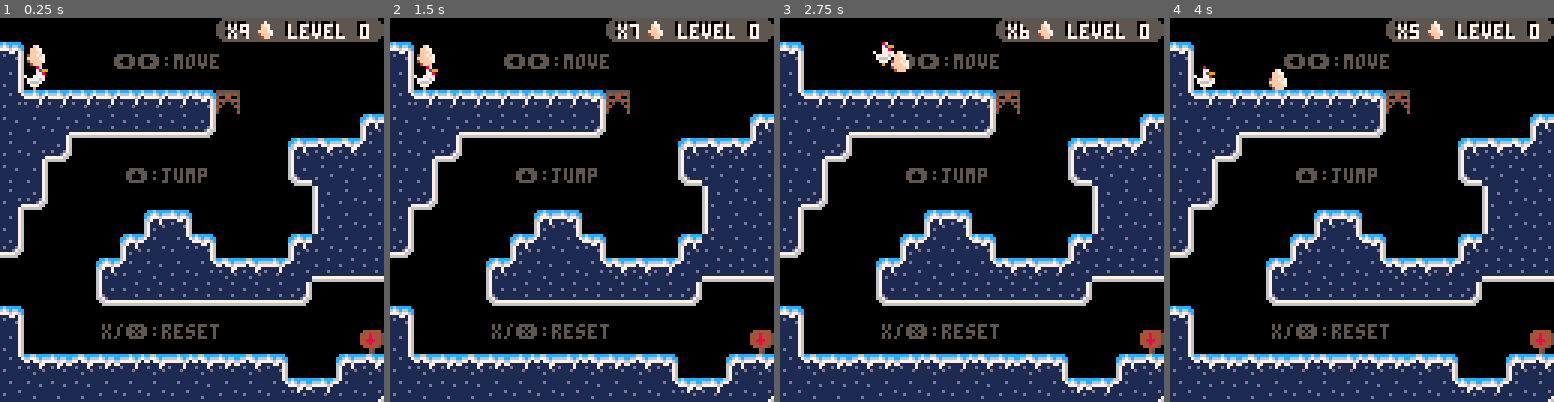
Above: before the commit, frames 1-4 (left to right).
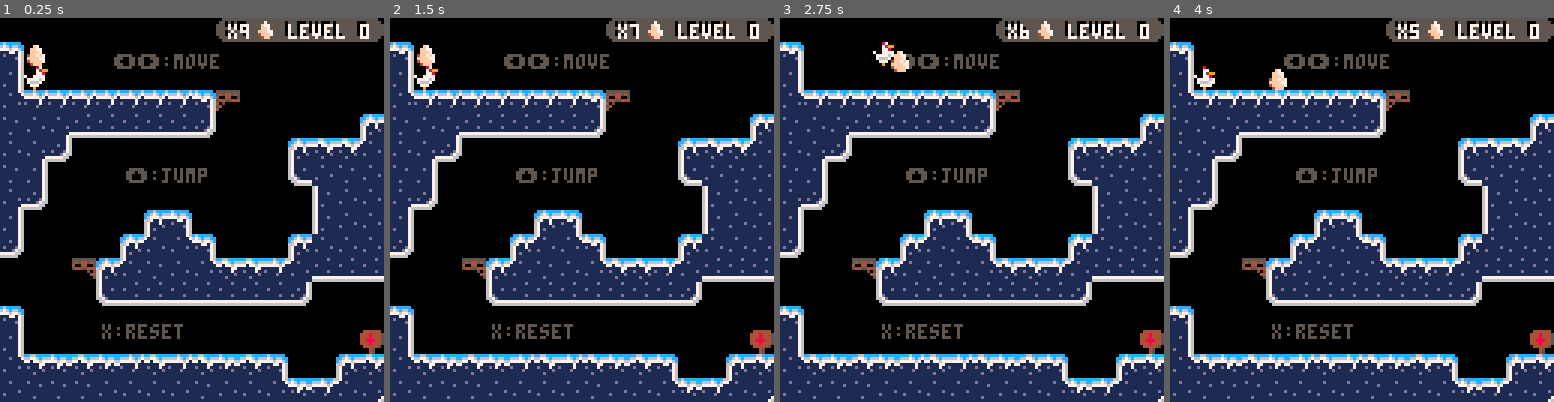
Above: after the commit, the same moments.

Repository: olmorrish/GMTK2021
Game: PICO-8 cartridge gmtk21.p8
Same seed, same stepped clock (60 frames per second), same inputs: the game is played once before the commit and once after it.
Inputs:
- Up to frame 1 (0.25 s): no input
- Up to frame 2 (1.5 s): tap X (X key) at 0.33, 1.07 s; tap O (Z key) at 0.7 s
- Up to frame 3 (2.75 s): hold Right 1.6-2.1 s; tap O (Z key) at 1.7, 2.1, 2.5 s; tap X (X key) at 1.85 s; hold Up 2.15-2.42 s; hold Right from 2.47 s (still down)
- Up to frame 4 (4 s): tap O (Z key) at 2.9, 3.3, 3.7 s; tap X (X key) at 2.97 s; release Right at 3.03 s; hold Left 3.08-3.58 s; hold Down 3.63-3.97 s

The runs differ from the first frame. In frame 1, 0.7% of the frame differs, in the area x 18-63%, y 21-84%; in frame 2, 0.7%; in frame 3, 0.7%; in frame 4, 0.7%.

Commit message:
First 8 Levels + Egg-Only Block

Diff:
--- a/gmtk21.p8
+++ b/gmtk21.p8
@@ -37,6 +37,7 @@
 
  --meta
  gameover=false
+ gamewin=false
  carrying_egg=true
  level_num=0
  lives_left=9
@@ -66,10 +67,11 @@
 
 	if gameover then
 	 gameover_draw()
+	elseif gamewin then
+		gamewin_draw()
 	else
 	 player_draw()
 	end
-
 
 	ui_draw()
  egg_draw()
@@ -87,6 +89,7 @@
 
 function player_draw()
  if gameover then return end
+ if gamewin then return end
 
  if player.jumping then
  	player.sp=5
@@ -128,6 +131,7 @@
 end
 
 function egg_draw()
+	if gamewin then return end
 	spr(egg.sp,egg.x,egg.y)
 end
 
@@ -195,19 +199,41 @@
 
 end
 
+function gamewin_draw()
+ --offsets
+ local x=cam_x local y=cam_y
+
+ --background
+	rectfill(x+32,y+32,
+	 x+96,y+96,7)
+	rectfill(x+33,y+33,
+	 x+95,y+95,0)
+
+ --draw the end slate
+ spr(192,x+56,y+51,2,2)
+
+ --meticulously-placed text
+ print("you win!",x+50,y+40,7)
+ print("thanks for",x+44,y+76,7)
+ print("playing!",x+49,y+84,7)
+
+end
+
 function tips_draw()
 	tip("⬅️➡️:move",38,12,0)
 	tip("⬆️:jump",42,50,0)
-	tip("x/❎:reset",34,102,0)
+	tip("x:reset",34,102,0)
 
 	tip("spikes hurt!",32,12,1)
-	tip("z/🅾️:throw",20,52,1)
-	tip("z/🅾️:pick up",20,60,1)
+	tip("z:throw",20,52,1)
+	tip("z:pick up",20,60,1)
 	tip("no egg=",44,80,1)
 	tip("move faster",44,86,1)
 	tip("jump farther",44,92,1)
 
-	tip("🅾️/z + ⬆️",32,32,3)
+	tip("⬆️ + z",25,32,3)
+
+	tip("⬇️ + z",8,16,5)
 end
 
 function tip(text,xp,yp,lvl)
@@ -279,7 +305,8 @@
 
   if collide_map(player,"down",2) then
   	kill_player()
-  elseif collide_map(player,"down",0) then
+  elseif(collide_map(player,"down",0)
+   or collide_map(player,"down",5) ) then
    player.landed=true
    player.falling=false
    player.dy=0
@@ -294,7 +321,8 @@
 
  	player.dy=limit_speed(player.dy,player.max_dy)
 
-  if collide_map(player,"up",1) then
+  if (collide_map(player,"up",1)
+  or  collide_map(player,"up",5)) then
    player.dy=0
   end
  end
@@ -308,7 +336,8 @@
  	 player.dx=limit_speed(player.dx,player.max_dx)
   end
 
-  if collide_map(player,"left",1) then
+  if (collide_map(player,"left",1)
+  or  collide_map(player,"left",5)) then
    player.x+=0
    player.dx=0
   end
@@ -322,13 +351,15 @@
  	 player.dx=limit_speed(player.dx,player.max_dx)
   end
 
-  if collide_map(player,"right",1) then
+  if (collide_map(player,"right",1)
+  or  collide_map(player,"right",5)) then
    player.x-=0
    player.dx=0
   end
  end
 
  check_for_lvl_done()
+ check_for_win()
  bound_player_egg()
 
  --apply
@@ -363,6 +394,17 @@
  	or collide_map(player,"up",6)
  	or collide_map(player,"down",6) then
 			next_level()
+	 end
+	end
+end
+
+function check_for_win()
+	if(carrying_egg)then
+		if collide_map(player,"right",7)
+ 	or collide_map(player,"left",7)
+ 	or collide_map(player,"up",7)
+ 	or collide_map(player,"down",7) then
+			game_win()
 	 end
 	end
 end
@@ -578,6 +620,10 @@
 	gameover=true
 	carrying_egg=false
 end
+
+function game_win()
+	gamewin=true
+end
 -->8
 --cheats
 
@@ -799,26 +845,58 @@
 
 
 
+…(32 lines of a section not shown)…
 __gff__
-0000000000000000000000000000000000000000000000000000000000000000000000000000000000000000000000000000000000000000000000000000000003030303030003030303030303030303030303030303030303030303030303030303030303030003030003000303000303030303030303030003030303000303
-0540000000000000000000000000000001010101000000000000000000000000000000000000000000000000000000000000000000000000000000000000000000000000000000000000000000000000000000000000000000000000000000000000000000000000000000000000000000000000000000000000000000000000
+0000000000000000000000000000000000000000000000000000000000000000000080000000000000000000000000000000000000000000000000000000000003030303030303030303030303030303030303030303030303030303030303030303030303030003030003000303000303030303030303030003030303000303
+0540000000000000000000000000000001010101200000000000000000000000000000000000000000000000000000000000000000000000000000000000000000000000000000000000000000000000000000000000000000000000000000000000000000000000000000000000000000000000000000000000000000000000
 __map__
-0000000000000000000000000000000000000000000000000000000000000000000000000000000000717272727253610000000000000000000000000000000000000000000000000000000000000000000000000000000000000000000000000000000000000000000000000000000000000000000000000000000000000000
-4400000000000000000000000000000000000000000000000000000000000000000000000000000000000000000071530000000000000000000000000000000000000000000000000000000000000000000000000000000000000000000000000000000000000000000000000000000000000000000000000000000000000000
-5400000000000000000000000000000044000000000000000000000000000041000000000000000000000000000000510000000045929145454500000000000000000000000000000000000000000000000000000000000000000000000000000000008100000000000000000000000000000081000000000000000000000000
-6242424242424242449000000000000062424244000041440000417544000051424492000000000000000000000000514343000000000000004500000000000090909081000000000000000000000000909090810000000000000000000000009090900000000000000000000000000090909081000000000000000000000000
-6164527272727272740000000000004161616162424263618080527274000051615400000000000000000000700000710043000000000000004500000000000000000000000000000000000000000000000000000000000000000000000000000000000000000000000000000000000000000000000000000000000000000000
-6452740000000000000000004143436361527272727272727272740000000051615400007000000041440000550000000043430000000000004500000000000000000000000000000000000000000000000000000000000000000000000000000000000000000000000000000000000000000000000000000000000000000000
-6154000000000000000000007164616472740000000000000000000000000071615480805580008051548080550000000000004343434300004500000000000000000000000000000000000000000000000000000000000000000000000000000000000000000000000000000000000000000000000000000000000000000000
-5274000000000000000000000051646400000000000000000000000000000000527272727253805272727272740000000000000000000000000000000000000000000000000000000000000000000000000000000000000000000000000000000000000000000000000000000000000000000000000000000000000000000000
-5400000000004144000000000051646400000000000000000000000000414343740000000071725400000000000000000000000000000000000000000000000000000000000000000000000000000000000000000000000000000000000000000000000000000000000000000000000000000000000000000000000000000000
-7400000000416362440000004164646400000050739293939391737373727272000000000000006000000000000000410000000000000000000000000000000000000000000000000000000000000000000000000000000000000000000000000000000000000000000000000000000000000000000000000000000000000000
-0000000041636164624343426372727244000000000000000000000000000000008100000000000000000000000041630000000000000000000000000000000000000000000000000000000000000000000000000000000000000000000000000000000000000000000000000000000000000000000000000000000000000000
-0000000071727272727272727400000054000000000000000000000000000000434492000000000000000000000051640000000000000000000000000000000000000000000000000000000000000000000000000000000000000000000000000000000000000000000000000000000000000000000000000000000000000000
-4400000000000000000000000000000054000000000000000000000000000081615400007000000090920000414363610000000000000000000000000000000000000000000000000000000000000000000000000000000000000000000000000000000000000000000000000000000000000000000000000000000000000000
-5400000000000000000000000000008162424400000000000000000041426542645400005500004144000000516161610000000000000000000000000000000000000000000000000000000000000000000000000000000000000000000000000000000000000000000000000000000000000000000000000000000000000000
-6243654365424342436543440000414364646275434400000041654363646461615480805580805154808080516161610000000000000000000000000000000000000000000000000000000000000000000000000000000000000000000000000000000000000000000000000000000000000000000000000000000000000000
-6461616164646464616464626542635264646464646480808064616464616464646164646464646464646464646161610000000000000000000000000000000000000000000000000000000000000000000000000000000000000000000000000000000000000000000000000000000000000000000000000000000000000000
+0000000000000000000000000000000000000000000000000000000000000000000000000000000000717272727253617400007154000000000000000000715300000071727272740000000000715364000000000071535274000071727253640000000000000000000000000000715300000000000000000071727272536464
+4400000000000000000000000000000000000000000000000000000000000000000000000000000000000000000071530000000055000000000000000000005100000000000000000000a000000051610000000000007174000000000000716444000000000000000000000000000071a2000000000000000000000000715364
+5400000000000000000000000000000044000000000000000000000000000041000000000000000000000000000000510000000060929150734492930000007100000000000000000000450000005164000000000000000000000000a20000515400000000000000000045000000000044000000000000000000000000005164
+62424242424242424492000000000000624242440000414400004175440000514244920000000000000000000000005143440000000000000055000000000000409291507373440000000000000051614343449494734000000000009393915162440000709293000000000000000000624340920000000000000000a0005164
+6164527272727272740000000000004161616162424263618080527274000051615400000000000000000000700000716454000000000000005140000000915000000000000071737373400000005164727274000000000000000000000000516454949455000000000000000070000052740000000000000000000093917153
+6452740000000000000000004143436361527272727272727272740000000051615400007000000041440000550000006462424400000000005500000000000000000000000000000000000000005164000000000000000000414400000000516454000055808080808080808055000054000000000000000000000000000051
+6154000000000000000000007164616472740000000000000000000000000051615480805580008051548080550000006464647273734000005500000050737300000000000000000000000000507272000050737373737342727240949450636454000051727272727272725354000074000000000000000000000000000071
+5274000000000000000000000051646400000000000000000000000000000051527272727253805272727272740000007272740000000000005592000000000000007000000000000000417340000000000000000000000060000000000000516454000055000000000000007154000000000000000000000000000000000000
+5400000000004144000000000051646400000000000000000000000000414363740000000071725400000000000000000000000000000000005500000000000000005500000070920091550000000081440000414344000000000070000000516454000055000000000000000055005000000000000000000000000000000000
+7400000000416362440000004164646400000050739293939391737373727272000000000000006000000000000000410000000000000000415492930000914100005580808055808080550000000041727342636462737373737372400000516454000055007092000000000060000000000000000000000000000000000000
+0000009141636164624343426372727244000000000000000000000000000000008100000000000000000000000041634400000093915073725400000000007100007172727272727272724492915074000071727274000000940000000000516454000055005500000045000000000044000000000000000000000000000000
+0000000071727272727272727400000054000000000000000000000000000000434492000000000000000000000051645400000000000000007144000000000000000000000000000000006000000000000000000000000000940000000000516454949455005500000000000000000054000000000000000000000000000000
+4400000000000000000000000000000054000000000000000000000000000081615400007000000090920000414363615400000000000000000060939300000000000000000000000000000000000000810000000000000000940000004175637274000060005580000000004144000054000000000000000000000000a20081
+5400000000000000000000000000008162424400000000000000000041426542645400005500004144000000516161615400000000000000000000000000008144000000000000414400000000009041424492917092915073400000005164640094000000005164808080805154808062440000000000000000939150437543
+624365436542434243654344000041436464627543440000004165436364646161548080558080515480808051616161624244000000007000000000000041436242440000a200515400000000414263645480a25500000000000000416364648100000000005164646464646464646464540000000000000000000000715364
+6461616164646464616464626542635264646464646480808064616464616464646164646464646464646464646161616461618080808062756543437543636461646275654275636242436543636461616464646243434343654243636464644375654342436364646464646464646464624480808080808080808080005164
 0000000000000000000000000000000000000000000000000000000000000000000000000000000000000000000000000000000000000000000000000000000000000000000000000000000000000000000000000000000000000000000000000000000000000000000000000000000000000000000000000000000000000000
 0000000000000000000000000000000000000000000000000000000000000000000000000000000000000000000000000000000000000000000000000000000000000000000000000000000000000000000000000000000000000000000000000000000000000000000000000000000000000000000000000000000000000000
 0000000000000000000000000000000000000000000000000000000000000000000000000000000000000000000000000000000000000000000000000000000000000000000000000000000000000000000000000000000000000000000000000000000000000000000000000000000000000000000000000000000000000000
Not shown, changed: 88 lines of the sprite sheet (__gfx__) section of gmtk21.p8
